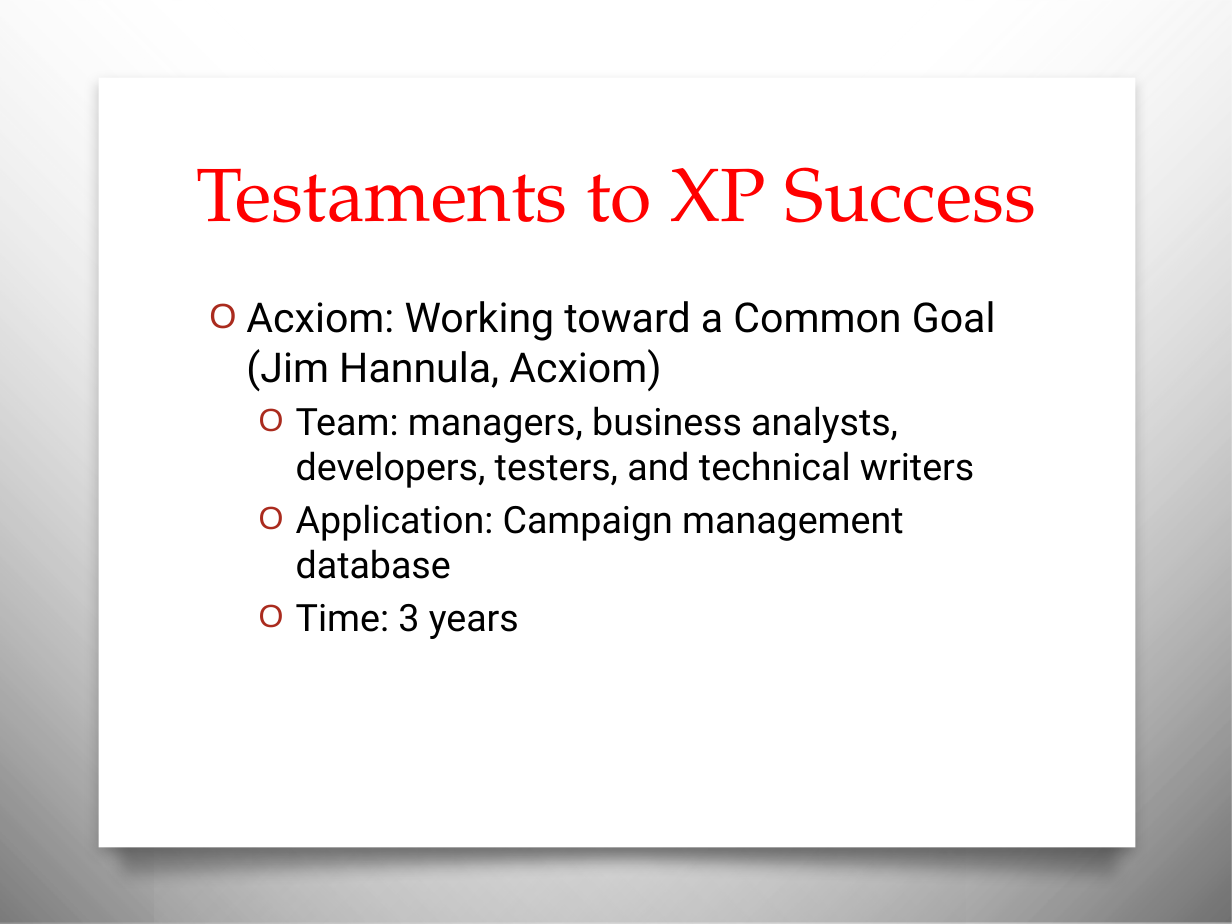
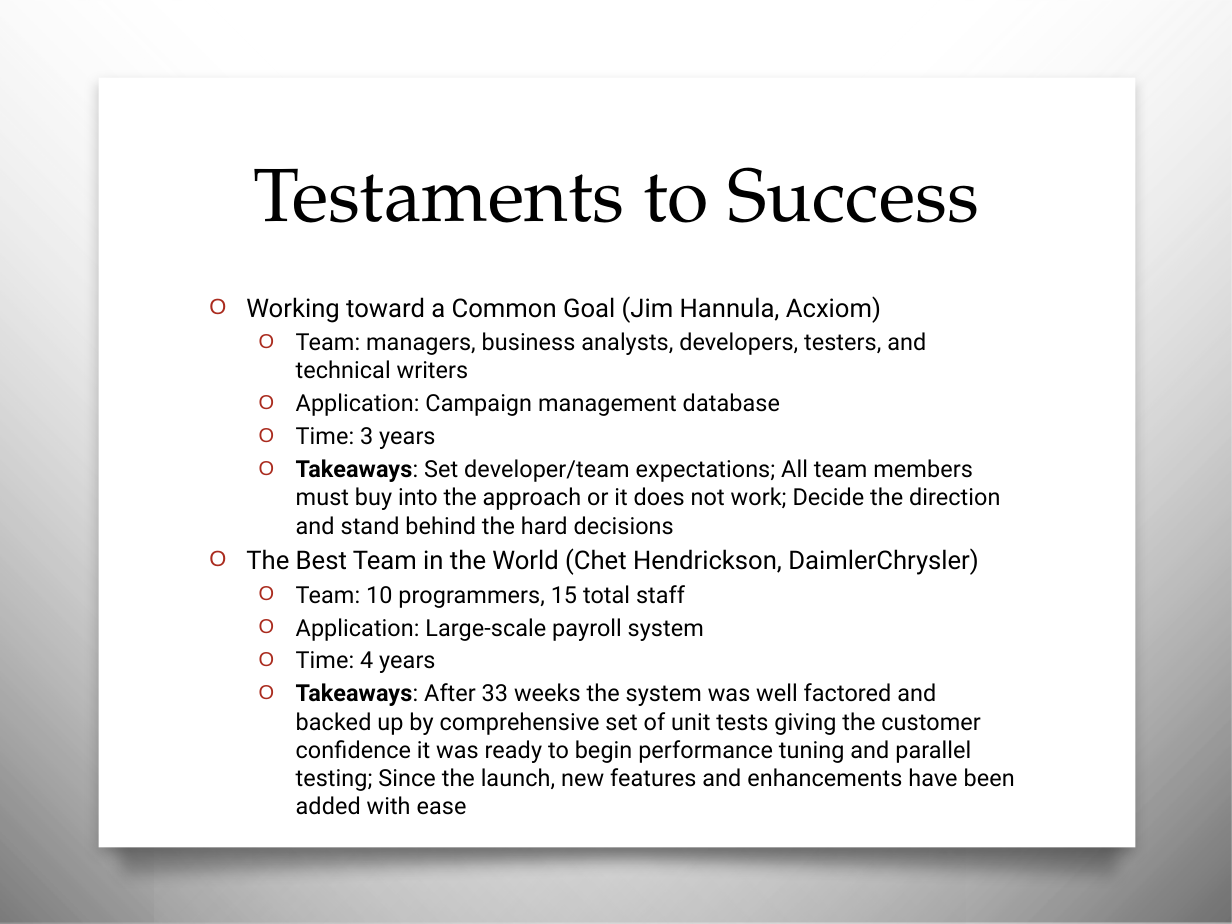
Before and after one commit to msnyde8/COSC617, a slide deck: slide 15 of Readings/Embracing Change with Extreme Programming - MJS.pptx. Drawn at 1232x924 pixels with LibreOffice and Linux fonts; fonts in the diff are those of the drawing; background and template pictures are left out. Boxes give left, top, right and bottom in pixels: in the first picture for what was removed or moved away, otherwise in the second. Text is boxed around its words. In the diff, an @@ line names an element or a change of style, - is before the commit and + after.

```diff
--- a/Readings/Embracing Change with Extreme Programming - MJS.pptx
+++ b/Readings/Embracing Change with Extreme Programming - MJS.pptx
@@ title at box(254, 167, 979, 223): text changed; text colour #FF0000 to #000000 @@
-Testaments to XP Success
+Testaments to Success
@@ text at box(246, 296, 881, 323): text changed; size 24 to 15 pt @@
-O Acxiom: Working toward a Common Goal (Jim Hannula, Acxiom)
+O Working toward a Common Goal (Jim Hannula, Acxiom)
@@ text at box(296, 332, 926, 449): size 22 to 13.8 pt in "Team: managers, business analysts, developers, testers, and ...", "Application: Campaign management database", "Time: 3 years"; less space between paragraphs @@
@@ text at box(246, 459, 1015, 815): paragraphs added @@
+  O Takeaways: Set developer/team expectations; All team members must buy into the approach or it does not work; Decide the direction and stand behind the hard decisions
+O The Best Team in the World (Chet Hendrickson, DaimlerChrysler)
+  O Team: 10 programmers, 15 total staff
+  O Application: Large-scale payroll system
+  O Time: 4 years
+  O Takeaways: After 33 weeks the system was well factored and backed up by comprehensive set of unit tests giving the customer confidence it was ready to begin performance tuning and parallel testing; Since the launch, new features and enhancements have been added with ease
```
Also in this commit, not shown: 9 other slides changed, 2 slides added, 5 slides removed, 2 other files.
